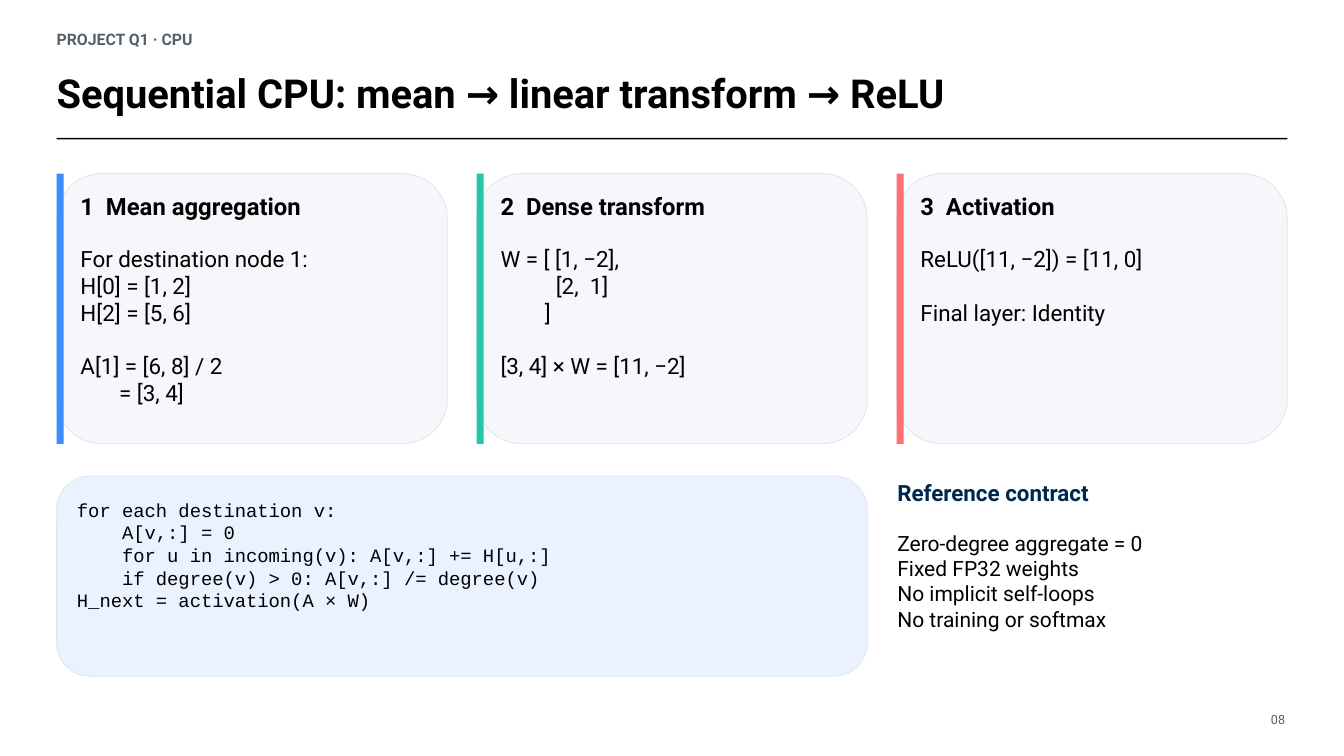
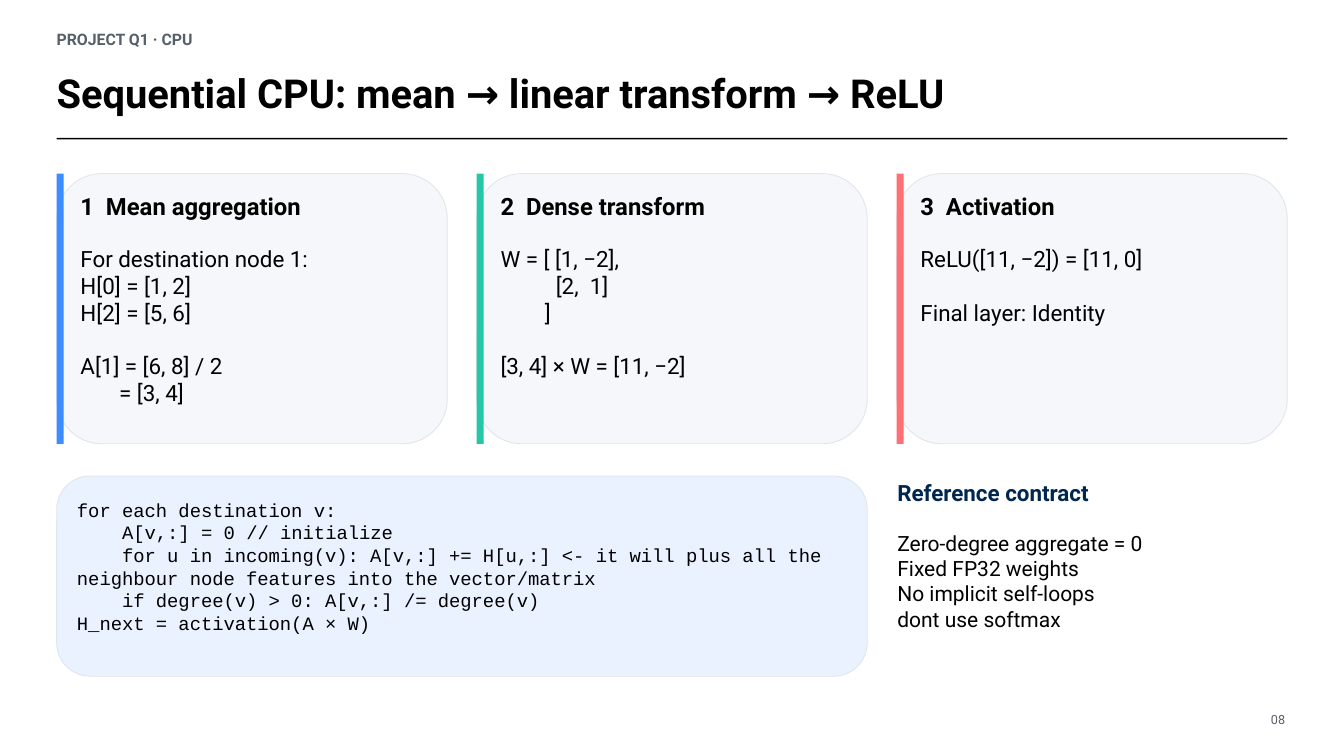
Before and after one commit to numei/gnni_on_gpus, a slide deck: slide 8 of docs/Q1-presentation-final.pptx. Drawn at 1344x756 pixels with LibreOffice and Linux fonts; fonts in the diff are those of the drawing. Boxes give left, top, right and bottom in pixels: in the first picture for what was removed or moved away, otherwise in the second. Text is boxed around its words. In the diff, an @@ line names an element or a change of style, - is before the commit and + after.

```diff
--- a/docs/Q1-presentation-final.pptx
+++ b/docs/Q1-presentation-final.pptx
@@ text at (77,526,822,589): text changed @@
-A[v,:] = 0
-for u in incoming(v): A[v,:] += H[u,:]
+A[v,:] = 0 // initialize
+for u in incoming(v): A[v,:] += H[u,:] <- it will plus all the neighbour node features into the vector/matrix
@@ text at (897,611,1061,628): text changed @@
-No training or softmax
+dont use softmax
```
Also in this commit, not shown: 22 other slides changed, 1 other file.
